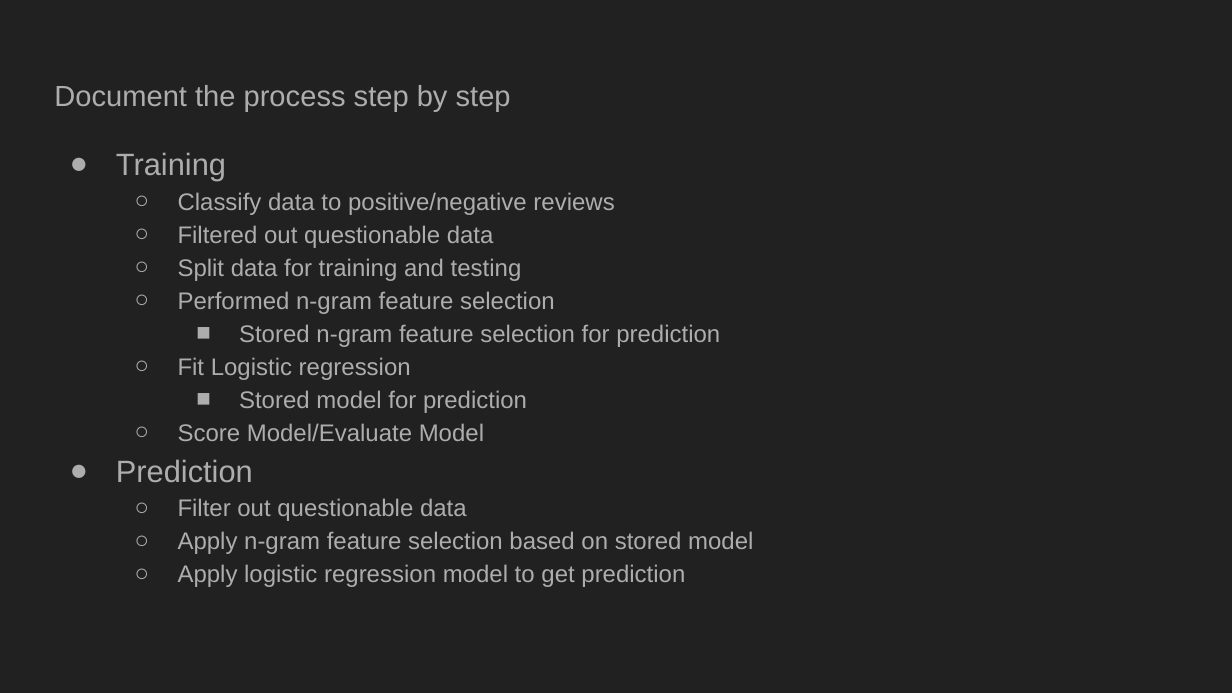
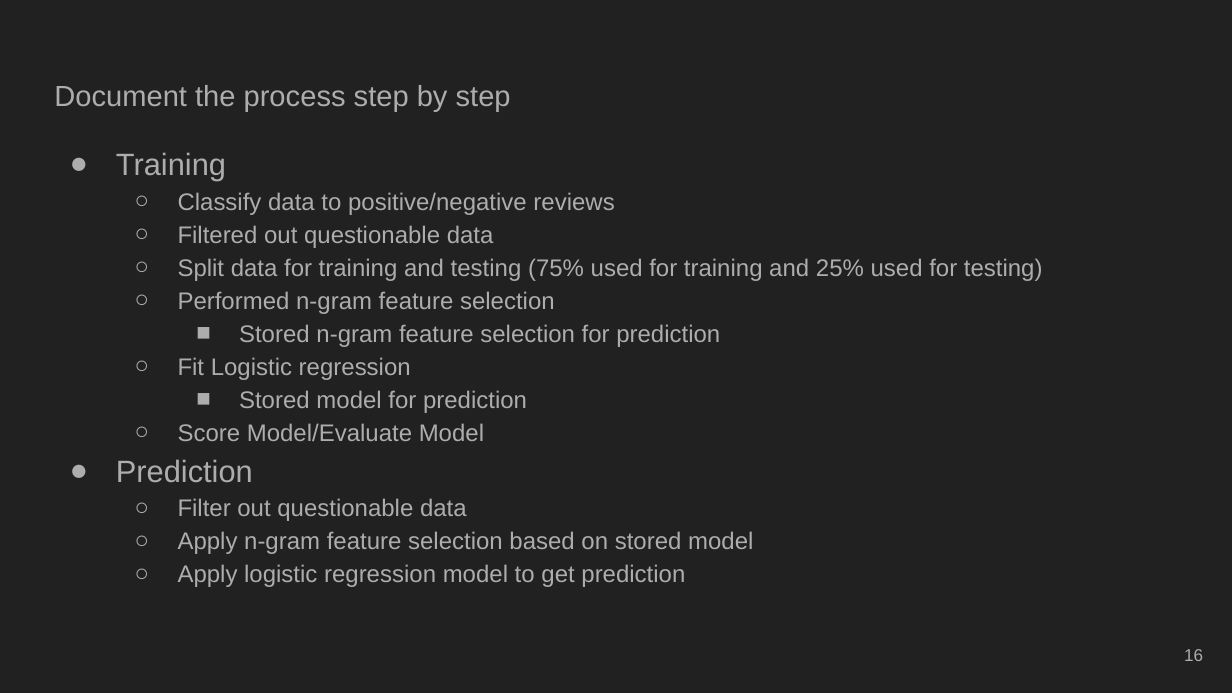
Before and after one commit to bwvidro/dsci644_team_d, a slide deck: slide 16 of Presentation/DSCI-644.pptx (slide 12 before the commit). Drawn at 1232x693 pixels with LibreOffice and Linux fonts; fonts in the diff are those of the drawing. Boxes give left, top, right and bottom in pixels: in the first picture for what was removed or moved away, otherwise in the second. Text is boxed around its words. In the diff, an @@ line names an element or a change of style, - is before the commit and + after.

```diff
--- a/Presentation/DSCI-644.pptx
+++ b/Presentation/DSCI-644.pptx
@@ text at (x1=178, y1=258, x2=1043, y2=281): text changed @@
-  ○ Split data for training and testing
+  ○ Split data for training and testing (75% used for training and 25% used for testing)
@@ page number added at (x1=1184, y1=649, x2=1203, y2=661), 10 pt, text #ADADAD @@
+16
```
Also in this commit, not shown: 29 other slides changed, 4 slides added, 1 slide removed.
